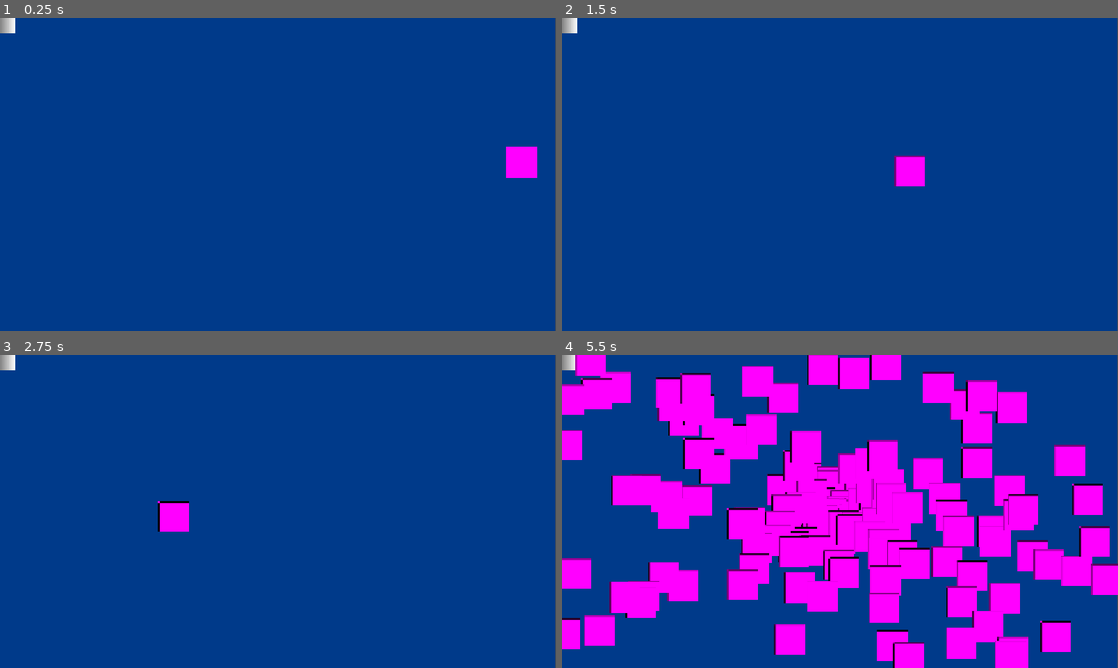
Above: before the commit, frames 1-4 (two rows, left to right).
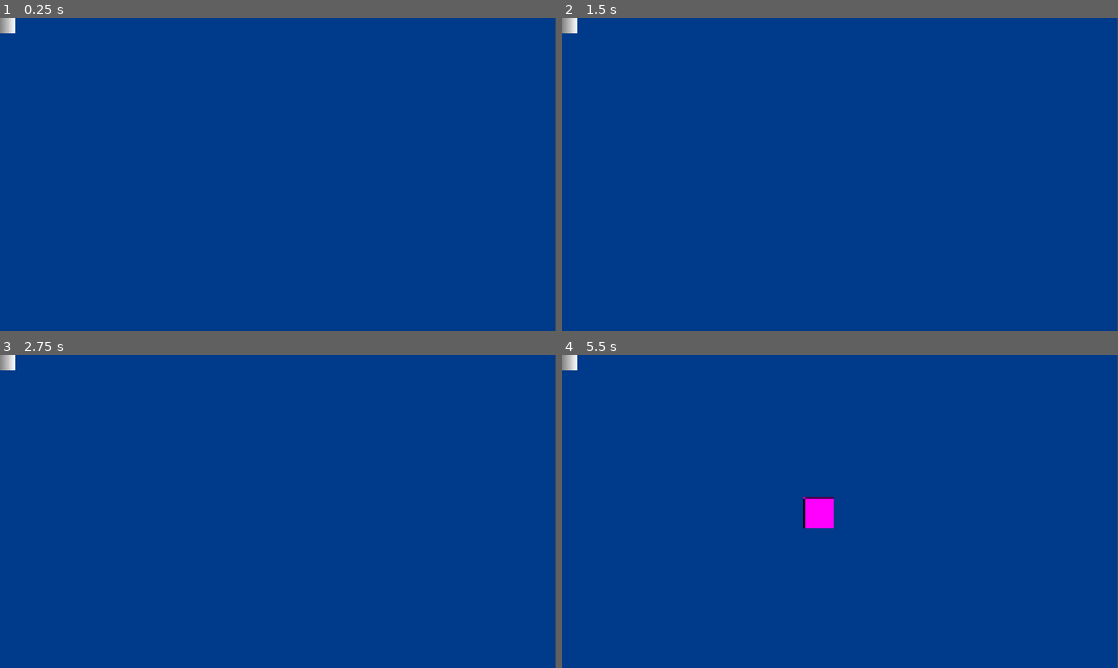
Above: after the commit, the same moments.

Repository: arsh-gupta-8/Game-Jam
Game: Godot game, scene res://Scenes/catch_screen.tscn
Same seed, same stepped clock (60 frames per second), same inputs: the game is played once before the commit and once after it.
Inputs:
- Up to frame 1 (0.25 s): no input
- Up to frame 2 (1.5 s): no input
- Up to frame 3 (2.75 s): no input
- Up to frame 4 (5.5 s): no input

The runs differ from the first frame. In frame 1, 0.6% of the frame differs, in the area x 91-97%, y 41-52%; in frame 2, 0.5%; in frame 3, 0.5%; in frame 4, 44%, in the area x 0-100%, y 0-100%.

Commit message:
Got the fish movement working with variable speed control

Diff:
--- /dev/null
+++ b/Scripts/fishConstraint.gd
@@ -0,0 +1,7 @@
+extends CharacterBody2D
+
+func _physics_process(delta: float) -> void:
+	move_and_slide()
+	var screen_size = get_viewport_rect().size
+	if global_position.x < -100 or global_position.x > screen_size.x + 100 or global_position.y < -100 or global_position.y > screen_size.y + 100:
+		queue_free()
--- a/Scripts/spawnFish.gd
+++ b/Scripts/spawnFish.gd
@@ -1,23 +1,34 @@
 extends Node2D
 
+var speed = 250
 
 # Called when the node enters the scene tree for the first time.
 func _ready() -> void:
-	spawnNewFish()
-	pass # Replace with function body.
+	var spawnTimer = Timer.new()
+	spawnTimer.autostart = true
+	spawnTimer.wait_time = 3.0
+	spawnTimer.timeout.connect(spawnNewFish)
+	add_child(spawnTimer)
+
 
 func spawnNewFish():
 	print("Spawned a fish!")
 
-	var fish = Sprite2D.new()
+	var fish = CharacterBody2D.new()
+	var fish_script = load("res://Scripts/fishConstraint.gd")
+	fish.set_script(fish_script)
 
-	# Making the fish a circle for now
+	var fishBody = Sprite2D.new()
+
+	# Making the fish a template for now
 	var fishPlaceholder = GradientTexture2D.new()
 	fishPlaceholder.width = 64
 	fishPlaceholder.height = 64
-	fishPlaceholder.fill = GradientTexture2D.FILL_RADIAL
 
-	fish.texture = fishPlaceholder
+	fishBody.texture = fishPlaceholder
+
+	fish.add_child(fishBody)
+
 	add_child(fish)
 	var screenSize = get_viewport_rect().size
 	var centerPosition = screenSize / 2.0
@@ -34,19 +45,11 @@
 		spawnPos = Vector2(screenSize.x, randi_range(0, screenSize.y))
 
 	var directionVector = centerPosition-spawnPos
-	var targetPosition = spawnPos+2*directionVector
 	fish.global_position = spawnPos
 
-	var fishTween = create_tween()
-	var duration = 4.0
-
-	fishTween.tween_property(fish, "global_position", targetPosition, duration).set_trans(Tween.TRANS_LINEAR).set_ease(Tween.EASE_IN_OUT)
-	fishTween.tween_callback(fish.queue_free)
+	var setVelocity = directionVector.normalized() * speed
+	fish.velocity = setVelocity
 
 # Called every frame. 'delta' is the elapsed time since the previous frame.
 func _process(delta: float) -> void:
-	var spawnTimer = Timer.new()
-	spawnTimer.autostart = true
-	spawnTimer.wait_time = 3.0
-	spawnTimer.timeout.connect(spawnNewFish)
-	add_child(spawnTimer)
+	pass
Not shown, added: Scripts/fishConstraint.gd.uid
